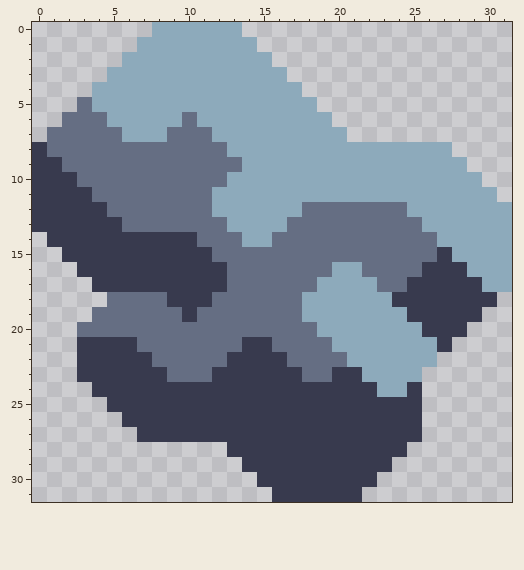
File history of a pixel-art sprite, assets/sprites/items/iridium.png. The picture above was drawn from the file before the commit.
The file is 32x32 pixels.
The result:
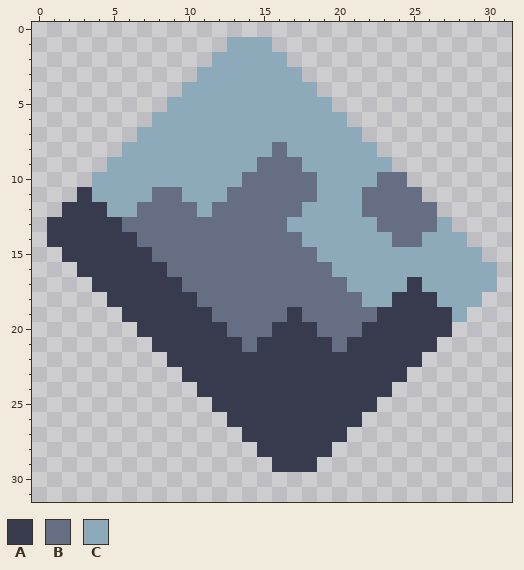
Palette (. is transparent): A #383a4e  B #656e83  C #8daabb
Diff:
Changed rows in their new state; - is an unchanged pixel.
first column x 0:
 0 --------......------------------
 1 -------......--C----------------
 2 ------......----C---------------
 3 -----......------C--------------
 4 ----......--------C-------------
 5 ---......----------C------------
 6 --......--C---------C-----------
 7 -......--CCC---------C----------
 8 ......CCCCCCC---B------.....----
 9 .....CCCCCCCCC-BBB------.....---
10 ....CCCCCCCCC-BBBBB----BB.....--
11 ...-CCCC--CC-BBBBBB---BBBB.....-
12 ..---CC----CBBBBBBCCCC---BB.....
13 .------------BBBBCCCCCC---B-....
14 -------BBBB---BB--CCCCCC--C--...
15 --------BBBB-------CCCCCCCCC--..
16 ---------BBBB---------CCCCCCC--.
17 ----------BBB------BB--CC-CCCC-.
18 -----AAAA--B------BBBB-----CCC.-
19 ----..AAAA-A-----ABBBBBAA---C.--
20 ---....AAAAAA---AAABBBAAAA--.---
21 ---.....AAAAAAB-AAAABAAAAAA.----
22 ---......AAAA----AAAAAAAAA.-----
23 ---.......AA------AA--AAA.------
24 ----.......------------A..------
25 -----.......-----------...------
26 ------.......---------....------
27 -------.......-------.....------
28 -------------..-----.....-------
29 --------------..---.....--------
30 ---------------........---------
31 ----------------......----------
